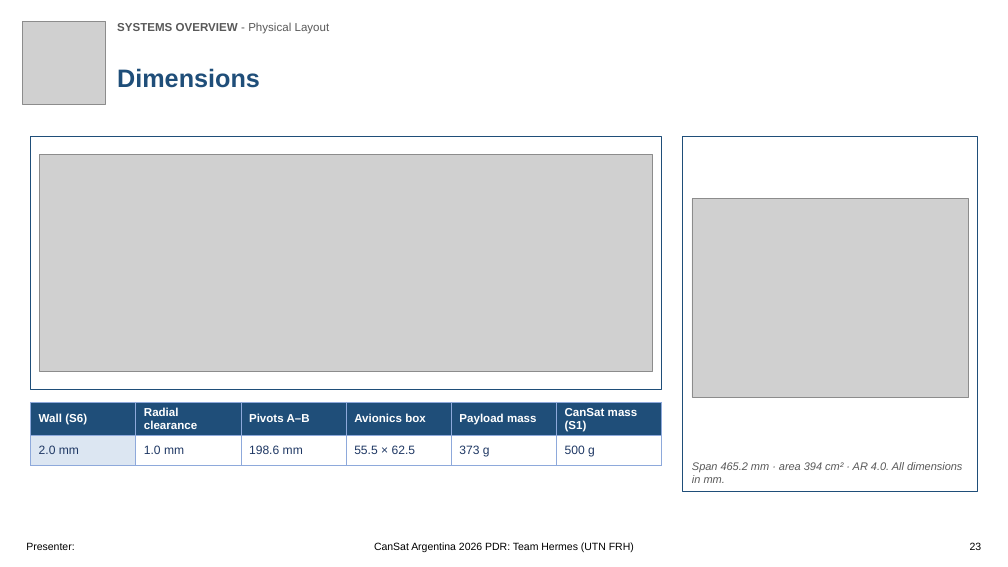
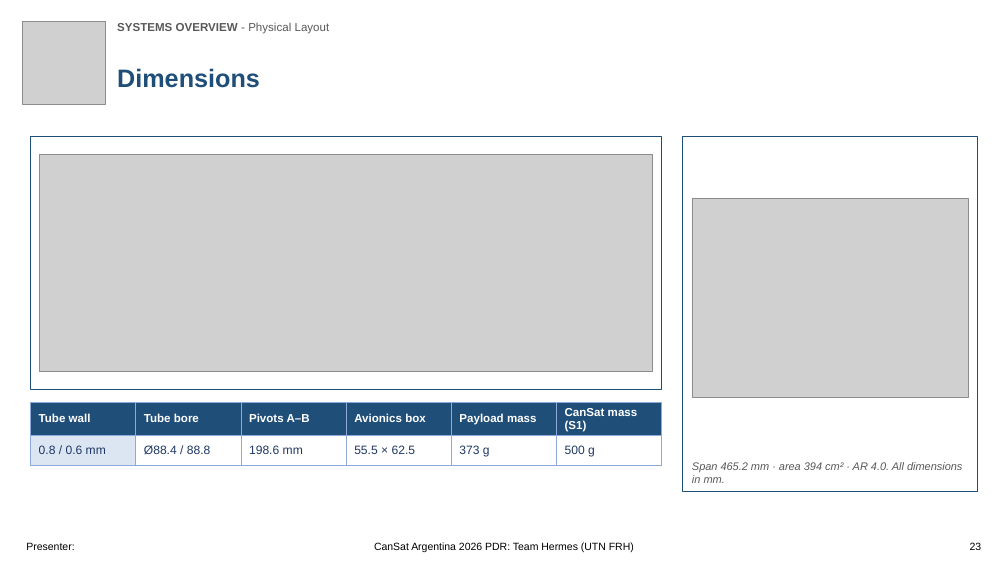
Before and after one commit to Caetano18/proyecto, a slide deck: slide 23 of cansat_pdr/laminas_plantilla/CanSat_PDR_Hermes_mecanica.pptx. Drawn at 1008x567 pixels with LibreOffice and Linux fonts; fonts in the diff are those of the drawing; grey boxes stand for pictures; background and template pictures are left out. Boxes give left, top, right and bottom in pixels: in the first picture for what was removed or moved away, otherwise in the second. Text is boxed around its words. In the diff, an @@ line names an element or a change of style, - is before the commit and + after.

```diff
--- a/cansat_pdr/laminas_plantilla/CanSat_PDR_Hermes_mecanica.pptx
+++ b/cansat_pdr/laminas_plantilla/CanSat_PDR_Hermes_mecanica.pptx
@@ table at (30, 402, 661, 463) @@
-row 1, column 1: Wall (S6)
+row 1, column 1: Tube wall
-row 1, column 2: Radial clearance
+row 1, column 2: Tube bore
-row 2, column 1: 2.0 mm
+row 2, column 1: 0.8 / 0.6 mm
-row 2, column 2: 1.0 mm
+row 2, column 2: Ø88.4 / 88.8
```
Also in this commit, not shown: 16 other slides changed, 48 other files.
